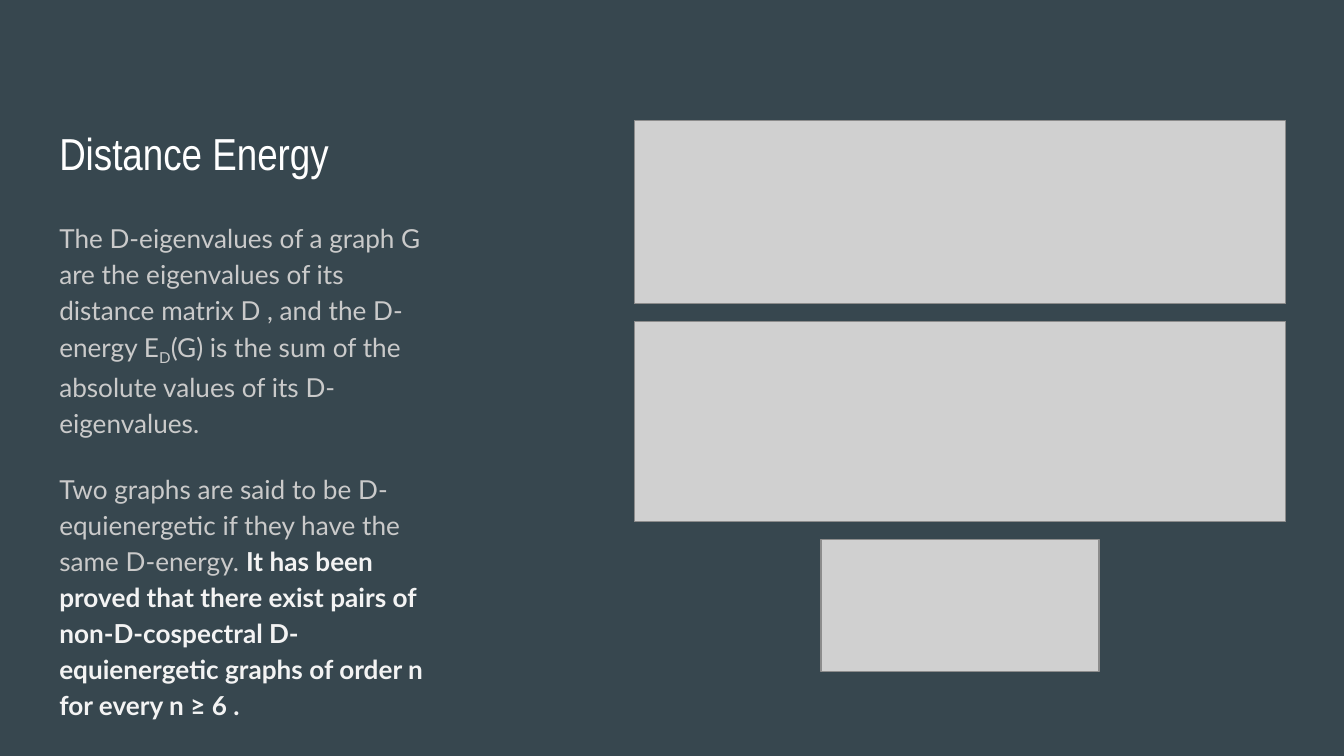
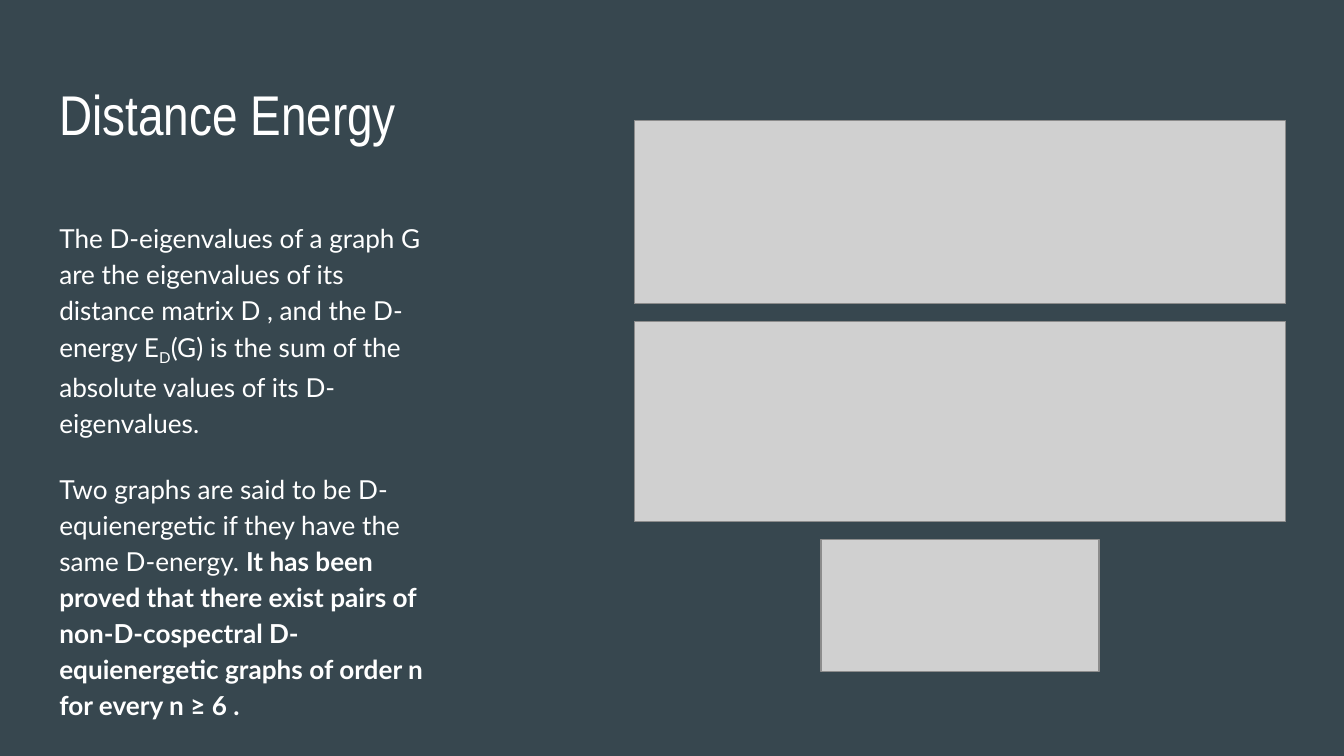
Before and after one commit to ranamihir/btp, a slide deck: slide 13 of End-Term Presentation (4-1).pptx. Drawn at 1344x756 pixels with LibreOffice and Linux fonts; fonts in the diff are those of the drawing; grey boxes stand for pictures. Boxes give left, top, right and bottom in pixels: in the first picture for what was removed or moved away, otherwise in the second. Text is boxed around its words. In the diff, an @@ line names an element or a change of style, - is before the commit and + after.

```diff
--- a/End-Term Presentation (4-1).pptx
+++ b/End-Term Presentation (4-1).pptx
@@ title "Distance Energy" moved from (x1=59, y1=137, x2=328, y2=179) to (x1=59, y1=94, x2=396, y2=145) @@
@@ title "Distance Energy" at (x1=59, y1=94, x2=396, y2=145): size 24 to 30 pt @@
@@ text "The D-eigenvalues of a graph ..." at (x1=59, y1=228, x2=423, y2=684): text colour #CACACA to #FFFFFF in "The D-eigenvalues of a graph G are ...", "Two graphs are said to be D-equienergetic ..."; text colour #F3F3F3 to #FFFFFF in "It has been proved that there exist ..." @@
```
Also in this commit, not shown: 7 other slides changed, 3 slides added, 1 slide removed, 3 other files.
